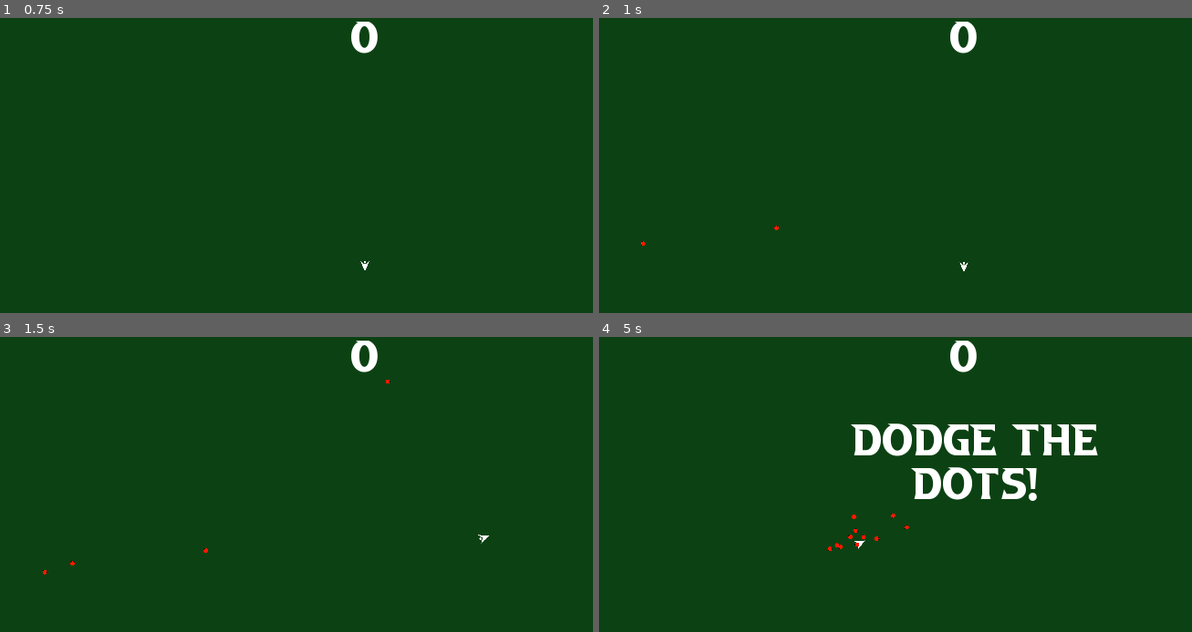
Above: before the commit, frames 1-4 (two rows, left to right).
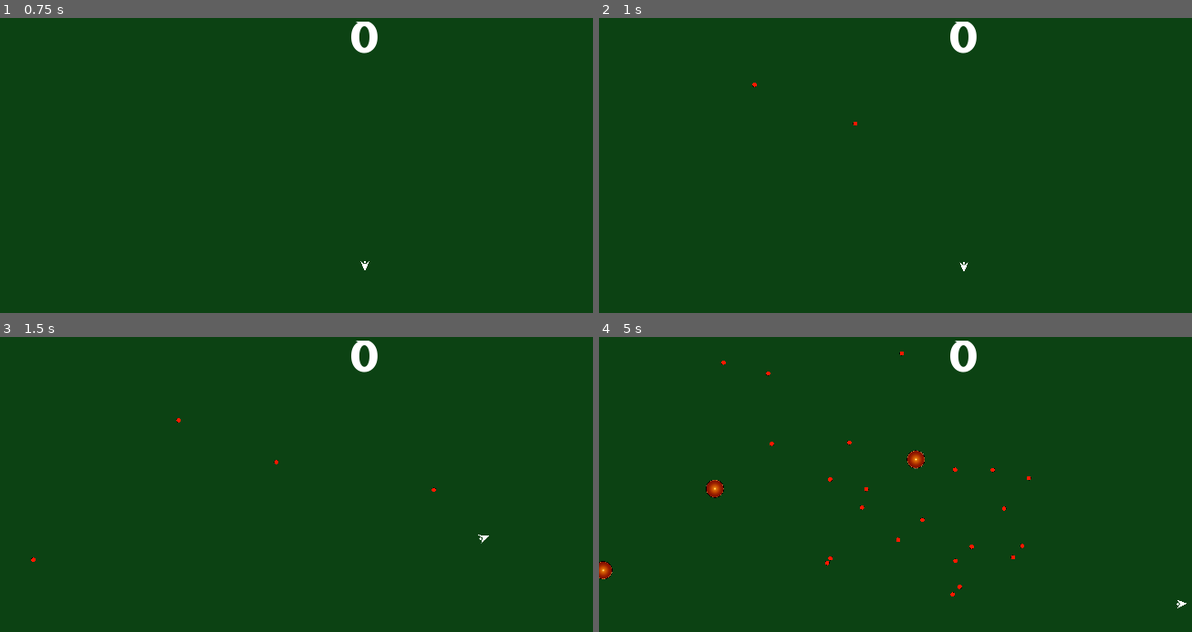
Above: after the commit, the same moments.

Repository: Solonarv/tilt-to-live-clone
Game: Godot game, scene res://Main.tscn
Same seed, same stepped clock (60 frames per second), same inputs: the game is played once before the commit and once after it.
Inputs (mouse positions are in pixels of both pictures, inside the frame that each line leads up to):
- Up to frame 1 (0.75 s): click "Start" at 0.5 s
- Up to frame 2 (1 s): no input
- Up to frame 3 (1.5 s): tap Enter at 1.25 s; move the mouse to (527, 519) at 1.27 s
- Up to frame 4 (5 s): move the mouse to (818, 561) at 2.02 s; move the mouse to (1037, 452) at 2.77 s; move the mouse to (925, 623) at 3.52 s; move the mouse to (1180, 602) at 4.27 s

Frame 1 is identical in both runs. In frame 2, less than 0.1% of the frame differs, in the area x 7-44%, y 21-78%; in frame 3, less than 0.1%; in frame 4, 4.3%, in the area x 0-100%, y 4-92%.

Commit message:
change powerup spawn rate, add enemy formations

Diff:
--- /dev/null
+++ b/CrossFormation.gd
@@ -0,0 +1,24 @@
+extends Node2D
+
+
+# Declare member variables here. Examples:
+# var a = 2
+# var b = "text"
+var target
+var velocity = Vector2()
+var angular_velocity = 0
+
+# Called when the node enters the scene tree for the first time.
+func _ready():
+	randomize()
+	pass # Replace with function body.
+
+
+func start(player):
+	var direction = Vector2(1,0).rotated(rand_range(0, 2*PI))
+	velocity = direction * rand_range(0.7, 1.4) * 50
+	angular_velocity = rand_range(-PI, PI) * 0.3
+
+func _process(delta):
+	position += velocity * delta
+	rotation += angular_velocity * delta
--- /dev/null
+++ b/CrossFormation.tscn
@@ -0,0 +1,381 @@
+[gd_scene load_steps=3 format=2]
+
+[ext_resource path="res://Enemy.tscn" type="PackedScene" id=1]
+[ext_resource path="res://CrossFormation.gd" type="Script" id=2]
+
+[node name="CrossFormation" type="Node2D" groups=["formations"]]
+script = ExtResource( 2 )
+
+[node name="Enemy" parent="." instance=ExtResource( 1 )]
+
+[node name="Enemy4" parent="." instance=ExtResource( 1 )]
+position = Vector2( -8, 0 )
+
+[node name="Enemy5" parent="." instance=ExtResource( 1 )]
+position = Vector2( -16, 0 )
+
+[node name="Enemy6" parent="." instance=ExtResource( 1 )]
+position = Vector2( -8, -8 )
+
+[node name="Enemy7" parent="." instance=ExtResource( 1 )]
+position = Vector2( -16, -8 )
+
+[node name="Enemy8" parent="." instance=ExtResource( 1 )]
+position = Vector2( 8, -8 )
+
+[node name="Enemy10" parent="." instance=ExtResource( 1 )]
+position = Vector2( 16, -8 )
+
+[node name="Enemy9" parent="." instance=ExtResource( 1 )]
+position = Vector2( 0, -8 )
+
+[node name="Enemy11" parent="." instance=ExtResource( 1 )]
+position = Vector2( -8, -16 )
+
+[node name="Enemy12" parent="." instance=ExtResource( 1 )]
+position = Vector2( -16, -16 )
+
+[node name="Enemy13" parent="." instance=ExtResource( 1 )]
+position = Vector2( 8, -16 )
+
+[node name="Enemy14" parent="." instance=ExtResource( 1 )]
+position = Vector2( 16, -16 )
+
+[node name="Enemy15" parent="." instance=ExtResource( 1 )]
+position = Vector2( 0, -16 )
+
+[node name="Enemy16" parent="." instance=ExtResource( 1 )]
+position = Vector2( -8, -24 )
+
+[node name="Enemy17" parent="." instance=ExtResource( 1 )]
+position = Vector2( -16, -24 )
+
+[node name="Enemy18" parent="." instance=ExtResource( 1 )]
+position = Vector2( 8, -24 )
+
+[node name="Enemy19" parent="." instance=ExtResource( 1 )]
+position = Vector2( 16, -24 )
+
+[node name="Enemy20" parent="." instance=ExtResource( 1 )]
+position = Vector2( 0, -24 )
+
+[node name="Enemy71" parent="." instance=ExtResource( 1 )]
+position = Vector2( -8, -32 )
+
+[node name="Enemy72" parent="." instance=ExtResource( 1 )]
+position = Vector2( -16, -32 )
+
+[node name="Enemy73" parent="." instance=ExtResource( 1 )]
+position = Vector2( 8, -32 )
+
+[node name="Enemy74" parent="." instance=ExtResource( 1 )]
+position = Vector2( 16, -32 )
+
+[node name="Enemy75" parent="." instance=ExtResource( 1 )]
+position = Vector2( 0, -32 )
+
+[node name="Enemy76" parent="." instance=ExtResource( 1 )]
+position = Vector2( -8, -40 )
+
+[node name="Enemy77" parent="." instance=ExtResource( 1 )]
+position = Vector2( -16, -40 )
+
+[node name="Enemy78" parent="." instance=ExtResource( 1 )]
+position = Vector2( 8, -40 )
+
+[node name="Enemy79" parent="." instance=ExtResource( 1 )]
+position = Vector2( 16, -40 )
+
+[node name="Enemy80" parent="." instance=ExtResource( 1 )]
+position = Vector2( 0, -40 )
+
+[node name="Enemy81" parent="." instance=ExtResource( 1 )]
+position = Vector2( -8, -48 )
+
+[node name="Enemy82" parent="." instance=ExtResource( 1 )]
+position = Vector2( -16, -48 )
+
+[node name="Enemy83" parent="." instance=ExtResource( 1 )]
+position = Vector2( 8, -48 )
+
+[node name="Enemy84" parent="." instance=ExtResource( 1 )]
+position = Vector2( 16, -48 )
+
+[node name="Enemy85" parent="." instance=ExtResource( 1 )]
+position = Vector2( 0, -48 )
+
+[node name="Enemy86" parent="." instance=ExtResource( 1 )]
+position = Vector2( -8, -56 )
+
+[node name="Enemy87" parent="." instance=ExtResource( 1 )]
+position = Vector2( -16, -56 )
+
+[node name="Enemy88" parent="." instance=ExtResource( 1 )]
+position = Vector2( 8, -56 )
+
+[node name="Enemy89" parent="." instance=ExtResource( 1 )]
+position = Vector2( 16, -56 )
+
+[node name="Enemy90" parent="." instance=ExtResource( 1 )]
+position = Vector2( 0, -56 )
+
+[node name="Enemy91" parent="." instance=ExtResource( 1 )]
+position = Vector2( -8, 56 )
+
+[node name="Enemy92" parent="." instance=ExtResource( 1 )]
+position = Vector2( -16, 56 )
+
+[node name="Enemy93" parent="." instance=ExtResource( 1 )]
+position = Vector2( 8, 56 )
+
+[node name="Enemy94" parent="." instance=ExtResource( 1 )]
+position = Vector2( 16, 56 )
+
+[node name="Enemy95" parent="." instance=ExtResource( 1 )]
+position = Vector2( 0, 56 )
+
+[node name="Enemy96" parent="." instance=ExtResource( 1 )]
+position = Vector2( -8, 48 )
+
+[node name="Enemy97" parent="." instance=ExtResource( 1 )]
+position = Vector2( -16, 48 )
+
+[node name="Enemy98" parent="." instance=ExtResource( 1 )]
+position = Vector2( 8, 48 )
+
+[node name="Enemy99" parent="." instance=ExtResource( 1 )]
+position = Vector2( 16, 48 )
+
+[node name="Enemy100" parent="." instance=ExtResource( 1 )]
+position = Vector2( 0, 48 )
+
+[node name="Enemy101" parent="." instance=ExtResource( 1 )]
+position = Vector2( -8, 40 )
+
+[node name="Enemy102" parent="." instance=ExtResource( 1 )]
+position = Vector2( -16, 40 )
+
+[node name="Enemy103" parent="." instance=ExtResource( 1 )]
+position = Vector2( 8, 40 )
+
+[node name="Enemy104" parent="." instance=ExtResource( 1 )]
+position = Vector2( 16, 40 )
+
+[node name="Enemy105" parent="." instance=ExtResource( 1 )]
+position = Vector2( 0, 40 )
+
+[node name="Enemy106" parent="." instance=ExtResource( 1 )]
+position = Vector2( -8, 32 )
+
+[node name="Enemy107" parent="." instance=ExtResource( 1 )]
+position = Vector2( -16, 32 )
+
+[node name="Enemy108" parent="." instance=ExtResource( 1 )]
+position = Vector2( 8, 32 )
+
+[node name="Enemy109" parent="." instance=ExtResource( 1 )]
+position = Vector2( 16, 32 )
+
+[node name="Enemy110" parent="." instance=ExtResource( 1 )]
+position = Vector2( 0, 32 )
+
+[node name="Enemy111" parent="." instance=ExtResource( 1 )]
+position = Vector2( -8, 24 )
+
+[node name="Enemy112" parent="." instance=ExtResource( 1 )]
+position = Vector2( -16, 24 )
+
+[node name="Enemy113" parent="." instance=ExtResource( 1 )]
+position = Vector2( 8, 24 )
+
+[node name="Enemy114" parent="." instance=ExtResource( 1 )]
+position = Vector2( 16, 24 )
+
+[node name="Enemy115" parent="." instance=ExtResource( 1 )]
+position = Vector2( 0, 24 )
+
+[node name="Enemy21" parent="." instance=ExtResource( 1 )]
+position = Vector2( -8, 8 )
+
+[node name="Enemy22" parent="." instance=ExtResource( 1 )]
+position = Vector2( -16, 8 )
+
+[node name="Enemy23" parent="." instance=ExtResource( 1 )]
+position = Vector2( 8, 8 )
+
+[node name="Enemy24" parent="." instance=ExtResource( 1 )]
+position = Vector2( 16, 8 )
+
+[node name="Enemy25" parent="." instance=ExtResource( 1 )]
+position = Vector2( 0, 8 )
+
+[node name="Enemy26" parent="." instance=ExtResource( 1 )]
+position = Vector2( -8, 16 )
+
+[node name="Enemy27" parent="." instance=ExtResource( 1 )]
+position = Vector2( -16, 16 )
+
+[node name="Enemy31" parent="." instance=ExtResource( 1 )]
+position = Vector2( -24, 0 )
+
+[node name="Enemy32" parent="." instance=ExtResource( 1 )]
+position = Vector2( -24, -8 )
+
+[node name="Enemy33" parent="." instance=ExtResource( 1 )]
+position = Vector2( -24, -16 )
+
+[node name="Enemy34" parent="." instance=ExtResource( 1 )]
+position = Vector2( -24, 8 )
+
+[node name="Enemy35" parent="." instance=ExtResource( 1 )]
+position = Vector2( -24, 16 )
+
+[node name="Enemy36" parent="." instance=ExtResource( 1 )]
+position = Vector2( -32, 0 )
+
+[node name="Enemy37" parent="." instance=ExtResource( 1 )]
+position = Vector2( -32, -8 )
+
+[node name="Enemy38" parent="." instance=ExtResource( 1 )]
+position = Vector2( -32, -16 )
+
+[node name="Enemy39" parent="." instance=ExtResource( 1 )]
+position = Vector2( -32, 8 )
+
+[node name="Enemy40" parent="." instance=ExtResource( 1 )]
+position = Vector2( -32, 16 )
+
+[node name="Enemy41" parent="." instance=ExtResource( 1 )]
+position = Vector2( -40, 0 )
+
+[node name="Enemy42" parent="." instance=ExtResource( 1 )]
+position = Vector2( -40, -8 )
+
+[node name="Enemy43" parent="." instance=ExtResource( 1 )]
+position = Vector2( -40, -16 )
+
+[node name="Enemy44" parent="." instance=ExtResource( 1 )]
+position = Vector2( -40, 8 )
+
+[node name="Enemy45" parent="." instance=ExtResource( 1 )]
+position = Vector2( -40, 16 )
+
+[node name="Enemy46" parent="." instance=ExtResource( 1 )]
+position = Vector2( -48, 0 )
+
+[node name="Enemy47" parent="." instance=ExtResource( 1 )]
+position = Vector2( -48, -8 )
+
+[node name="Enemy48" parent="." instance=ExtResource( 1 )]
+position = Vector2( -48, -16 )
+
+[node name="Enemy49" parent="." instance=ExtResource( 1 )]
+position = Vector2( -48, 8 )
+
+[node name="Enemy50" parent="." instance=ExtResource( 1 )]
+position = Vector2( -48, 16 )
+
+[node name="Enemy116" parent="." instance=ExtResource( 1 )]
+position = Vector2( -56, 0 )
+
+[node name="Enemy117" parent="." instance=ExtResource( 1 )]
+position = Vector2( -56, -8 )
+
+[node name="Enemy118" parent="." instance=ExtResource( 1 )]
+position = Vector2( -56, -16 )
+
+[node name="Enemy119" parent="." instance=ExtResource( 1 )]
+position = Vector2( -56, 8 )
+
+[node name="Enemy120" parent="." instance=ExtResource( 1 )]
+position = Vector2( -56, 16 )
+
+[node name="Enemy121" parent="." instance=ExtResource( 1 )]
+position = Vector2( 56, 0 )
+
+[node name="Enemy122" parent="." instance=ExtResource( 1 )]
+position = Vector2( 56, -8 )
+
+[node name="Enemy123" parent="." instance=ExtResource( 1 )]
+position = Vector2( 56, -16 )
+
+[node name="Enemy124" parent="." instance=ExtResource( 1 )]
+position = Vector2( 56, 8 )
+
+[node name="Enemy125" parent="." instance=ExtResource( 1 )]
+position = Vector2( 56, 16 )
+
+[node name="Enemy51" parent="." instance=ExtResource( 1 )]
+position = Vector2( 24, 0 )
+
+[node name="Enemy52" parent="." instance=ExtResource( 1 )]
+position = Vector2( 24, -8 )
+
+[node name="Enemy53" parent="." instance=ExtResource( 1 )]
+position = Vector2( 24, -16 )
+
+[node name="Enemy54" parent="." instance=ExtResource( 1 )]
+position = Vector2( 24, 8 )
+
+[node name="Enemy55" parent="." instance=ExtResource( 1 )]
+position = Vector2( 24, 16 )
+
+[node name="Enemy56" parent="." instance=ExtResource( 1 )]
+position = Vector2( 32, 0 )
+
+[node name="Enemy57" parent="." instance=ExtResource( 1 )]
+position = Vector2( 32, -8 )
+
+[node name="Enemy58" parent="." instance=ExtResource( 1 )]
+position = Vector2( 32, -16 )
+
+[node name="Enemy59" parent="." instance=ExtResource( 1 )]
+position = Vector2( 32, 8 )
+
+[node name="Enemy60" parent="." instance=ExtResource( 1 )]
+position = Vector2( 32, 16 )
+
+[node name="Enemy61" parent="." instance=ExtResource( 1 )]
+position = Vector2( 40, 0 )
+
+[node name="Enemy62" parent="." instance=ExtResource( 1 )]
+position = Vector2( 40, -8 )
+
+[node name="Enemy63" parent="." instance=ExtResource( 1 )]
+position = Vector2( 40, -16 )
+
+[node name="Enemy64" parent="." instance=ExtResource( 1 )]
+position = Vector2( 40, 8 )
+
+[node name="Enemy65" parent="." instance=ExtResource( 1 )]
+position = Vector2( 40, 16 )
+
+[node name="Enemy66" parent="." instance=ExtResource( 1 )]
+position = Vector2( 48, 0 )
+
+[node name="Enemy67" parent="." instance=ExtResource( 1 )]
+position = Vector2( 48, -8 )
+
+[node name="Enemy68" parent="." instance=ExtResource( 1 )]
+position = Vector2( 48, -16 )
+
+[node name="Enemy69" parent="." instance=ExtResource( 1 )]
+position = Vector2( 48, 8 )
+
+[node name="Enemy70" parent="." instance=ExtResource( 1 )]
+position = Vector2( 48, 16 )
+
+[node name="Enemy28" parent="." instance=ExtResource( 1 )]
+position = Vector2( 8, 16 )
+
+[node name="Enemy29" parent="." instance=ExtResource( 1 )]
+position = Vector2( 16, 16 )
+
+[node name="Enemy30" parent="." instance=ExtResource( 1 )]
+position = Vector2( 0, 16 )
+
+[node name="Enemy3" parent="." instance=ExtResource( 1 )]
+position = Vector2( 16, 0 )
+
+[node name="Enemy2" parent="." instance=ExtResource( 1 )]
+position = Vector2( 8, 0 )
--- a/Enemy.gd
+++ b/Enemy.gd
@@ -12,6 +12,11 @@
 	target = player
 
 func _process(delta):
-	var direction = (target.position - position).normalized()
-	var slowdown = clamp((target.position - position).length() / speed, 0.2, 1)
-	position += direction * speed * delta * slowdown
+	if !get_parent().is_in_group("formations"):
+		move(delta)
+
+func move(delta):
+	if target != null:
+		var direction = (target.position - position).normalized()
+		var slowdown = clamp((target.position - position).length() / speed, 0.2, 1)
+		position += direction * speed * delta * slowdown
--- a/Main.gd
+++ b/Main.gd
@@ -3,8 +3,12 @@
 
 export (PackedScene) var enemy_scene
 export (PackedScene) var powerup_scene
+export (PackedScene) var cross_scene
 export var safe_zone = 100
-export var powerup_chance = 0.02
+export var base_powerup_chance = 0.02
+export var cross_chance = 0.05
+
+var powerup_chance
 var score
 var viewport
 
@@ -12,6 +16,7 @@
 func _ready():
 	randomize()
 	viewport = get_node("/root")
+	powerup_chance = base_powerup_chance
 
 
 func game_over():
@@ -31,22 +36,33 @@
 func start_timers():
 	$MobSpawner.start()
 
-func _on_MobSpawner_timeout():
-	var enemy = enemy_scene.instance()
+func gen_spawn_location(safe_zone_multiplier = 1):
 	var spawn_location
 	while true:
 		spawn_location = Vector2(rand_range(0, viewport.size.x), rand_range(0, viewport.size.y))
 		if (spawn_location - $Player.position).length() > safe_zone:
 			break
-	enemy.position = spawn_location
+	return spawn_location
+
+func _on_MobSpawner_timeout():
+	var enemy = enemy_scene.instance()
+	enemy.position = gen_spawn_location()
 	enemy.start($Player)
 	add_child(enemy)
 
 	if randf() < powerup_chance:
 		var powerup = powerup_scene.instance()
-		spawn_location = Vector2(rand_range(0, viewport.size.x), rand_range(0, viewport.size.y))
-		powerup.position = spawn_location
+		powerup.position = gen_spawn_location()
 		add_child(powerup)
+		powerup_chance = base_powerup_chance
+	else:
+		powerup_chance += base_powerup_chance
+
+	if randf() < cross_chance:
+		var cross = cross_scene.instance()
+		cross.position = gen_spawn_location(5)
+		cross.start($Player)
+		add_child(cross)
 
 
 func _on_Player_score():
--- a/Main.tscn
+++ b/Main.tscn
@@ -1,15 +1,17 @@
-[gd_scene load_steps=6 format=2]
+[gd_scene load_steps=7 format=2]
 
 [ext_resource path="res://Player.tscn" type="PackedScene" id=1]
 [ext_resource path="res://Main.gd" type="Script" id=2]
 [ext_resource path="res://Enemy.tscn" type="PackedScene" id=3]
 [ext_resource path="res://HUD.tscn" type="PackedScene" id=4]
 [ext_resource path="res://Powerup.tscn" type="PackedScene" id=5]
+[ext_resource path="res://CrossFormation.tscn" type="PackedScene" id=6]
 
 [node name="Main" type="Node"]
 script = ExtResource( 2 )
 enemy_scene = ExtResource( 3 )
 powerup_scene = ExtResource( 5 )
+cross_scene = ExtResource( 6 )
 
 [node name="ColorRect" type="ColorRect" parent="."]
 anchor_right = 1.0
--- a/Player.tscn
+++ b/Player.tscn
@@ -7,6 +7,7 @@
 [node name="Player" type="Area2D"]
 visible = false
 position = Vector2( 490, 309 )
+z_index = 1
 script = ExtResource( 1 )
 
 [node name="Sprite" type="Sprite" parent="."]
--- a/Powerup.tscn
+++ b/Powerup.tscn
@@ -8,7 +8,7 @@
 script = ExtResource( 3 )
 
 [node name="Sprite" type="Sprite" parent="."]
-scale = Vector2( 0.5, 0.5 )
+scale = Vector2( 0.063, 0.063 )
 texture = ExtResource( 2 )
 
 [node name="CollisionShape2D" type="CollisionShape2D" parent="."]
